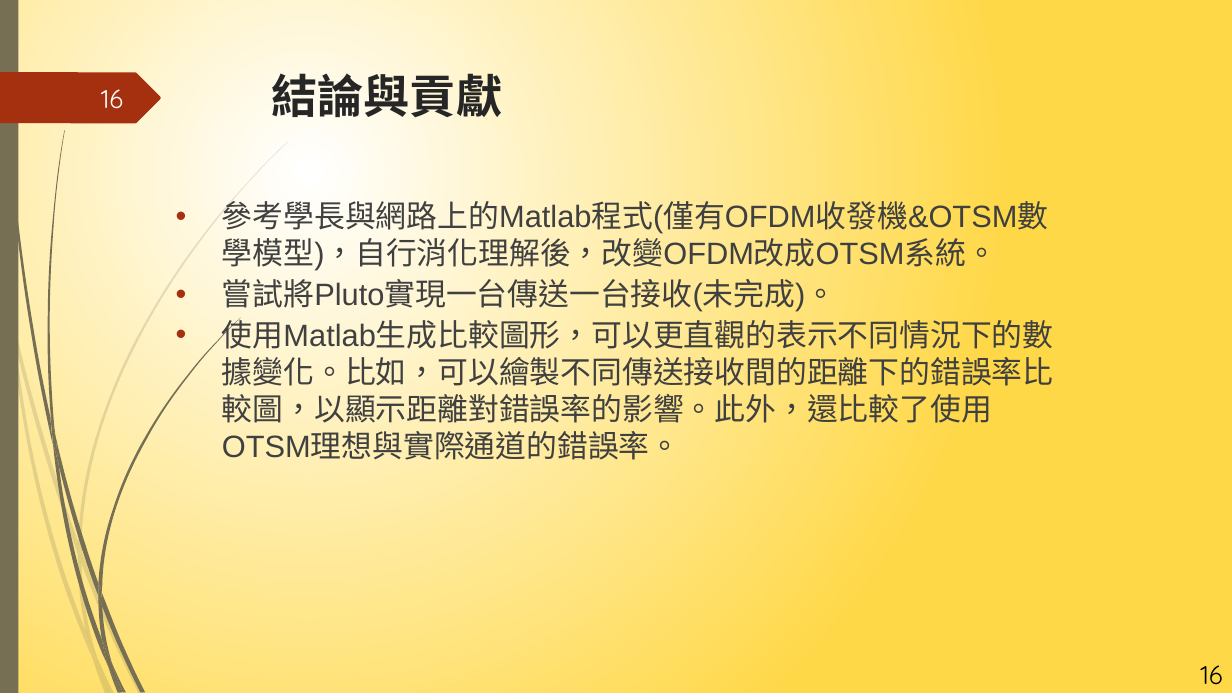
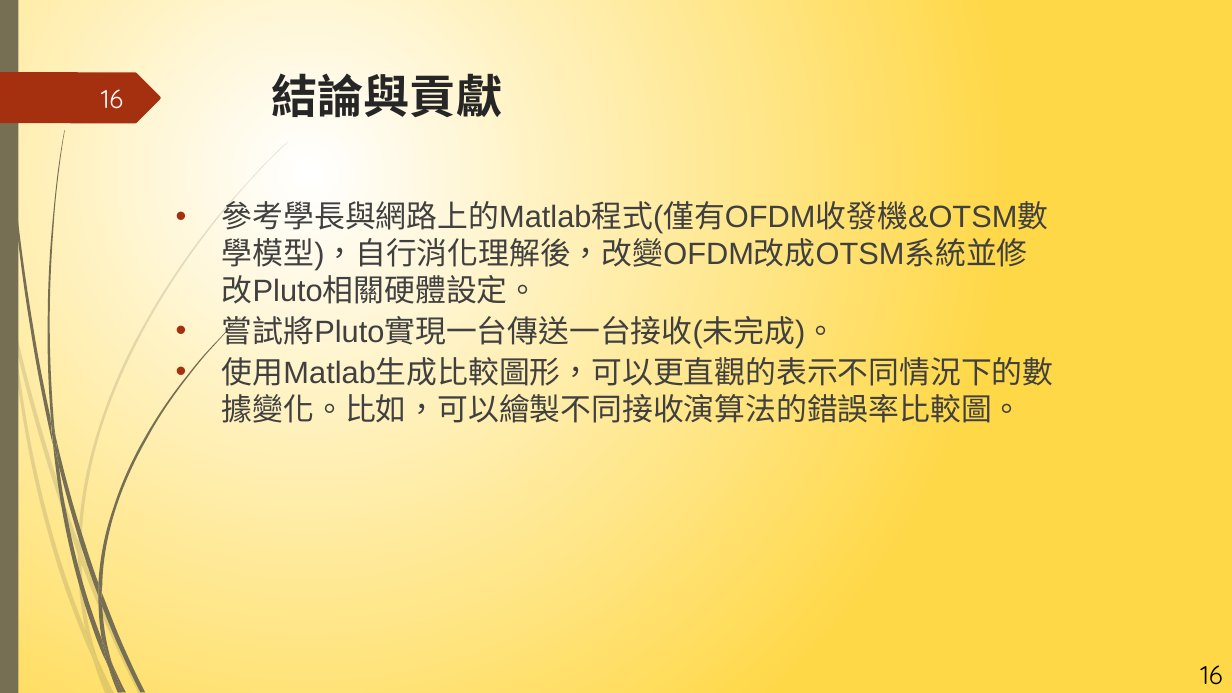
Before and after one commit to NIUWCSP/OTSM, a slide deck: slide 16 of report/以SDR實現OTSM通訊技術.pptx. Drawn at 1232x693 pixels with LibreOffice and Linux fonts; fonts in the diff are those of the drawing. Boxes give left, top, right and bottom in pixels: in the first picture for what was removed or moved away, otherwise in the second. Text is boxed around its words. In the diff, an @@ line names an element or a change of style, - is before the commit and + after.

```diff
--- a/report/以SDR實現OTSM通訊技術.pptx
+++ b/report/以SDR實現OTSM通訊技術.pptx
@@ text at bbox=[222, 196, 1048, 304]: text changed @@
-• 參考學長與網路上的Matlab程式(僅有OFDM收發機&OTSM數學模型)，自行消化理解後，改變OFDM改成OTSM系統。
+• 參考學長與網路上的Matlab程式(僅有OFDM收發機&OTSM數學模型)，自行消化理解後，改變OFDM改成OTSM系統並修改Pluto相關硬體設定。
@@ text at bbox=[222, 352, 1054, 429]: text changed @@
-• 使用Matlab生成比較圖形，可以更直觀的表示不同情況下的數據變化。比如，可以繪製不同傳送接收間的距離下的錯誤率比較圖，以顯示距離對錯誤率的影響。此外，還比較了使用OTSM理想與實際通道的錯誤率。
+• 使用Matlab生成比較圖形，可以更直觀的表示不同情況下的數據變化。比如，可以繪製不同接收演算法的錯誤率比較圖。
```
Also in this commit, not shown: 6 other slides changed, 1 slide added, 1 slide removed.
